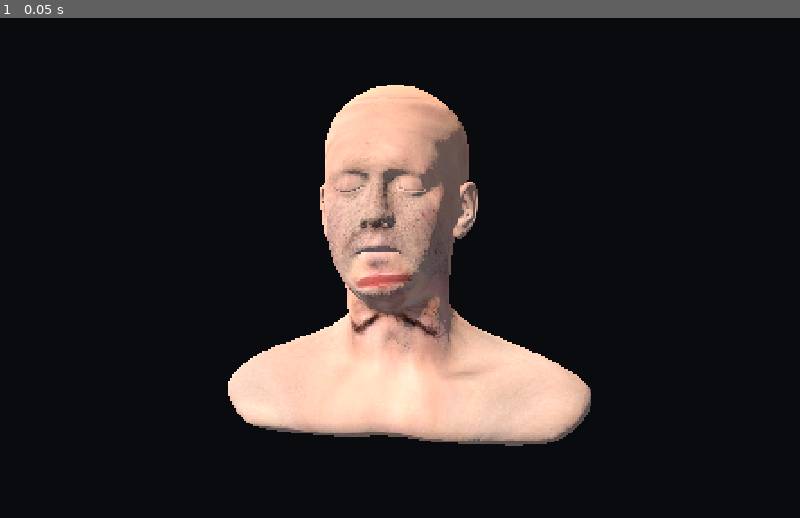
Above: before the commit, frame 1.
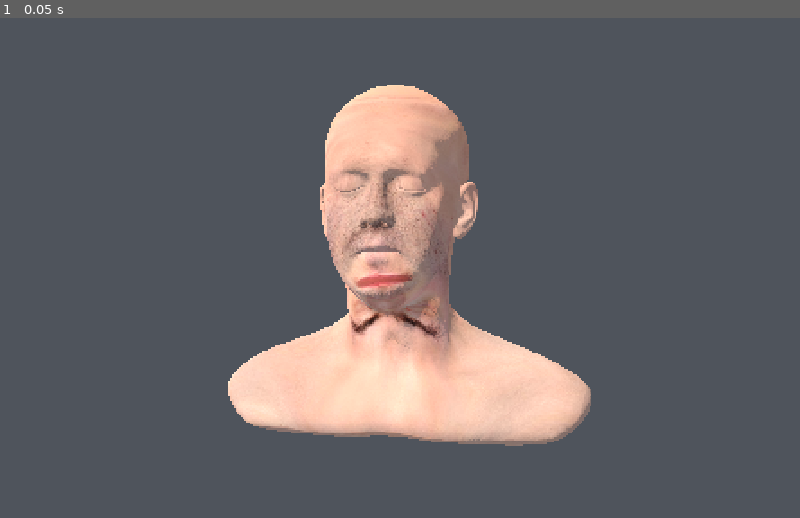
Above: after the commit, the same moment.

Repository: thomthehound/Godauldron
Game: Godot game, scene res://scenes/showcase/scanned_reference_head.tscn
Two runs of this game, one before a commit and one after it. Both use one fixed random seed, a clock stepped at 60 frames per second and the inputs below. This scene is started directly instead of the project's main scene.
Inputs:
- Up to frame 1 (0.05 s): no input

The runs differ from the first frame. In frame 1, 86% of the frame differs, in the area x 0-100%, y 0-100%.

Commit message:
Use neutral studio backdrop and controlled soft key/fill lighting

Diff:
--- a/scenes/showcase/scanned_reference_head.tscn
+++ b/scenes/showcase/scanned_reference_head.tscn
@@ -7,11 +7,11 @@
 [ext_resource type="Script" path="res://scripts/scanned_reference_surface.gd" id="5"]
 
 [sub_resource type="Environment" id="reference_environment"]
-background_mode = 2
-background_color = Color(0.15, 0.18, 0.22, 1)
+background_mode = 1
+background_color = Color(0.31, 0.33, 0.36, 1)
 ambient_light_source = 2
-ambient_light_color = Color(0.78, 0.83, 0.88, 1)
-ambient_light_energy = 0.24
+ambient_light_color = Color(0.88, 0.90, 0.93, 1)
+ambient_light_energy = 0.36
 reflected_light_source = 2
 tonemap_mode = 2
 
@@ -27,13 +27,15 @@
 fov = 38.0
 
 [node name="KeySoft" parent="." index="2"]
-light_energy = 0.42
+light_energy = 0.24
+shadow_opacity = 0.5
+shadow_blur = 1.3
 
 [node name="RimBack" parent="." index="3"]
-light_energy = 0.24
+light_energy = 0.11
 
 [node name="FillSoft" parent="." index="4"]
-light_energy = 0.18
+light_energy = 0.15
 
 [node name="Floor" parent="." index="5"]
 visible = false
